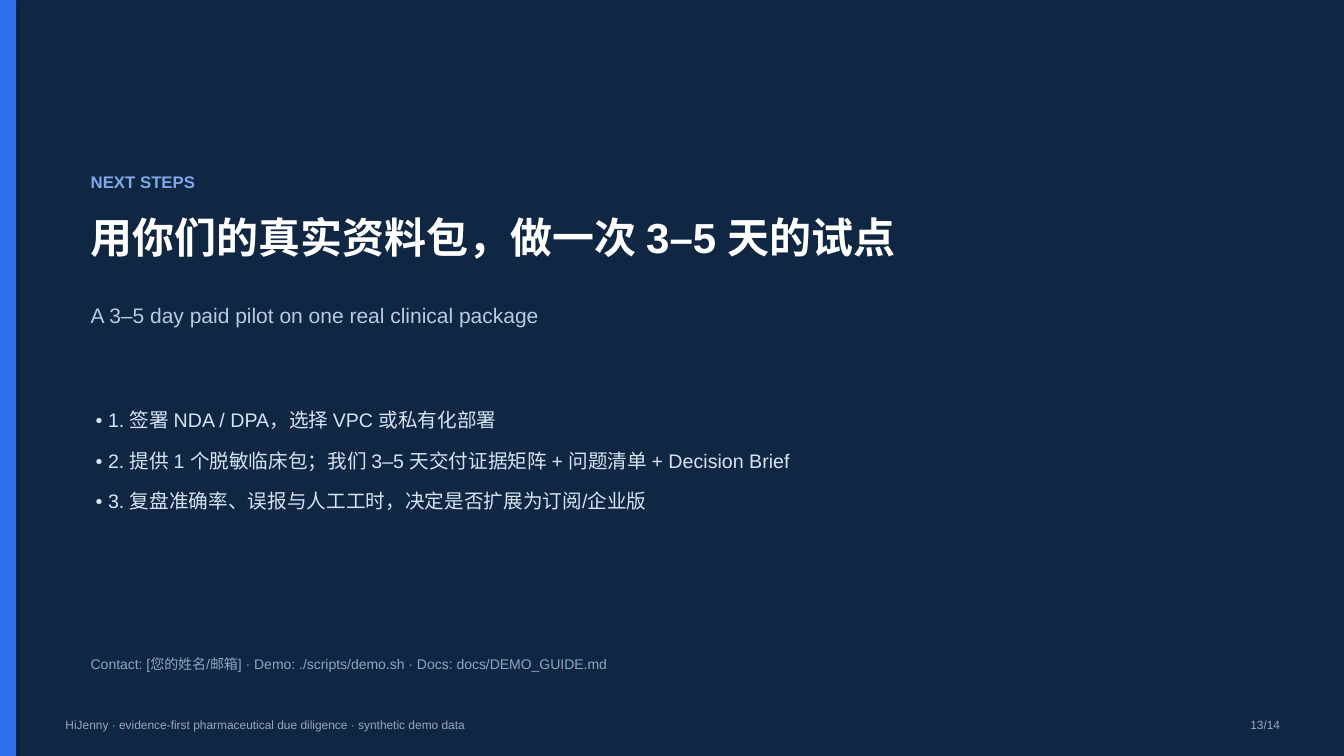
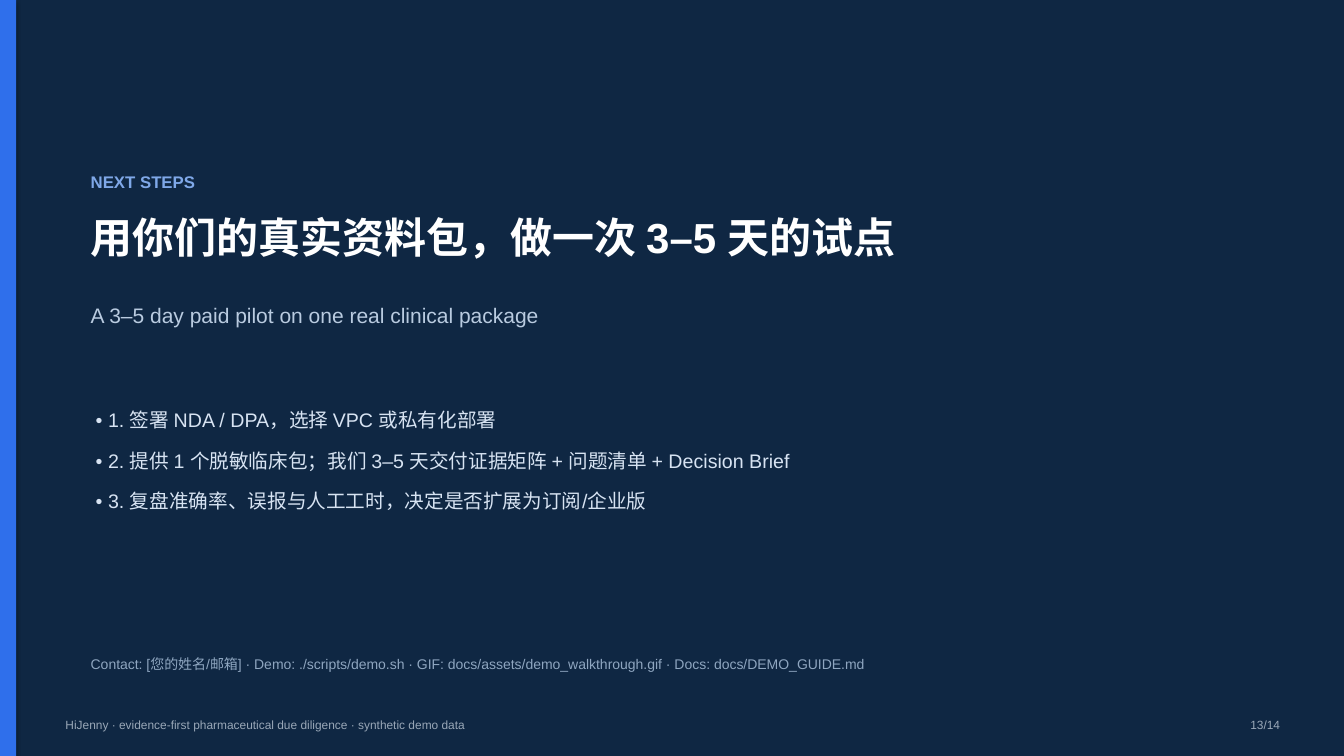
Before and after one commit to james-lebron2000/HiJenny, a slide deck: slide 14 of docs/HiJenny_Pitch.pptx. Drawn at 1344x756 pixels with LibreOffice and Linux fonts; fonts in the diff are those of the drawing. Boxes give left, top, right and bottom in pixels: in the first picture for what was removed or moved away, otherwise in the second. Text is boxed around its words. In the diff, an @@ line names an element or a change of style, - is before the commit and + after.

```diff
--- a/docs/HiJenny_Pitch.pptx
+++ b/docs/HiJenny_Pitch.pptx
@@ text at (x1=91, y1=657, x2=864, y2=672): text changed @@
-Contact: [您的姓名/邮箱] · Demo: ./scripts/demo.sh · Docs: docs/DEMO_GUIDE.md
+Contact: [您的姓名/邮箱] · Demo: ./scripts/demo.sh · GIF: docs/assets/demo_walkthrough.gif · Docs: docs/DEMO_GUIDE.md
```
Also in this commit, not shown: 8 other files.
